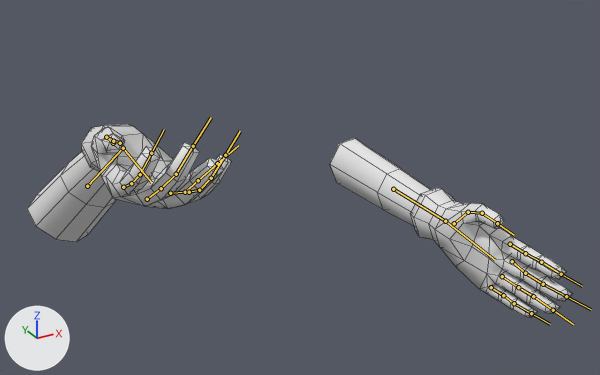
Before and after pictures for a commit that changed the FBX model JAM2021/Assets/Models/LaJamHand.fbx.
Both versions are drawn from a 50 mm lens placed at (-1.063, -1.736, 1.146), pointed at (0.02, 0.234, 0.161). Lighting does not change. The marker at lower left points along +X, +Y and +Z. Both versions are drawn at frame 1 of the action 'metarig|Idle'; the numbers are the values there. The bones that bend it are drawn over the model as lines. Mesh edges are drawn as thin lines.

Names of what the first picture shows: 'Hands'.
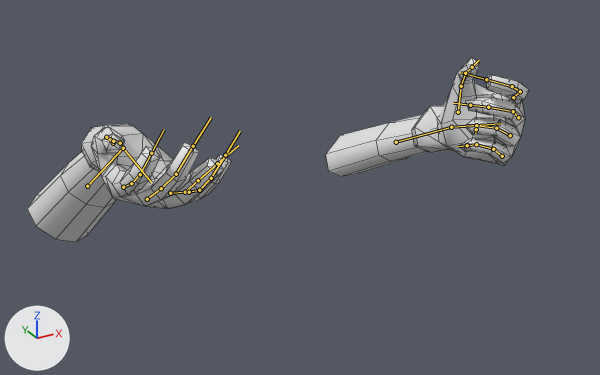
Boxes (x1, y1, x2, y2) around the edits, measured in the pictures (600 x 375 px):
'Hands', posed (8% narrower)
    before: (27, 124, 572, 317)
    after: (27, 58, 529, 242)
bone 'forearm.L', root to tip
    before: (393, 189) to (445, 221)
    after: (396, 142) to (451, 127)
bone 'hand.L', root to tip
    before: (445, 221) to (495, 260)
    after: (451, 127) to (501, 123)
bone 'f_index.01.L', root to tip
    before: (510, 244) to (525, 253)
    after: (513, 97) to (520, 91)
bone 'f_index.02.L', root to tip
    before: (525, 253) to (541, 262)
    after: (520, 91) to (512, 86)
bone 'f_index.03.L', root to tip
    before: (541, 262) to (561, 274)
    after: (512, 86) to (486, 79)
bone 'thumb.01.L', root to tip
    before: (454, 223) to (468, 212)
    after: (458, 112) to (461, 86)
bone 'thumb.02.L', root to tip
    before: (468, 212) to (482, 213)
    after: (461, 86) to (465, 73)
bone 'f_middle.01.L', root to tip
    before: (512, 261) to (525, 273)
    after: (518, 117) to (513, 111)
bone 'f_middle.02.L', root to tip
    before: (525, 273) to (543, 284)
    after: (513, 111) to (488, 107)
bone 'f_middle.03.L', root to tip
    before: (543, 284) to (566, 296)
    after: (488, 107) to (470, 105)
bone 'f_ring.01.L', root to tip
    before: (502, 276) to (518, 287)
    after: (510, 135) to (496, 128)
bone 'f_ring.02.L', root to tip
    before: (518, 287) to (533, 296)
    after: (496, 128) to (476, 125)
bone 'f_ring.03.L', root to tip
    before: (533, 296) to (553, 310)
    after: (476, 125) to (476, 129)
bone 'f_pinky.01.L', root to tip
    before: (491, 287) to (503, 295)
    after: (502, 156) to (493, 149)
bone 'f_pinky.02.L', root to tip
    before: (503, 295) to (514, 303)
    after: (493, 149) to (476, 144)
bone 'f_pinky.03.L', root to tip
    before: (514, 303) to (531, 313)
    after: (476, 144) to (467, 145)

Patch to the scene script:
```diff
--- a/JAM2021/Assets/Models/LaJamHand.fbx.py
+++ b/JAM2021/Assets/Models/LaJamHand.fbx.py
@@ bone_forearm_l @@
 bone_forearm_l = bpy.data.objects['metarig'].pose.bones['forearm.L']
-bone_forearm_l.location = (-0.1, 0.002, -0.382)
-bone_forearm_l.rotation_quaternion = (1.0, 0.0, 0.0, 0.0)  # degrees (0, 0, 0)
+bone_forearm_l.location = (-0.095, 0.001, -0.201)
+bone_forearm_l.rotation_quaternion = (0.759, 0.205, -0.606, -0.122)  # degrees (68, -60, -61)
@@ bone_hand_l @@
 bone_hand_l = bpy.data.objects['metarig'].pose.bones['hand.L']  # child of 'forearm.L'
-bone_hand_l.rotation_quaternion = (1.0, 0.0, 0.0, 0.0)  # degrees (0, 0, 0)
+bone_hand_l.rotation_quaternion = (0.845, -0.059, 0.532, 0.012)  # degrees (-11, 64, -5)
@@ bone_f_index_01_l @@
 bone_f_index_01_l = bpy.data.objects['metarig'].pose.bones['f_index.01.L']  # child of 'hand.L'
-bone_f_index_01_l.rotation_quaternion = (1.0, 0.0, 0.0, 0.0)  # degrees (0, 0, 0)
+bone_f_index_01_l.rotation_quaternion = (0.981, 0.178, 0.07, 0.027)  # degrees (21, 7, 5)
@@ bone_f_index_02_l @@
 bone_f_index_02_l = bpy.data.objects['metarig'].pose.bones['f_index.02.L']  # child of 'f_index.01.L'
-bone_f_index_02_l.rotation_quaternion = (1.0, 0.0, 0.0, 0.0)  # degrees (0, 0, 0)
+bone_f_index_02_l.rotation_quaternion = (0.928, 0.346, 0.113, 0.079)  # degrees (42, 9, 13)
@@ bone_f_index_03_l @@
 bone_f_index_03_l = bpy.data.objects['metarig'].pose.bones['f_index.03.L']  # child of 'f_index.02.L'
-bone_f_index_03_l.rotation_quaternion = (1.0, 0.0, 0.0, 0.0)  # degrees (0, 0, 0)
+bone_f_index_03_l.rotation_quaternion = (0.936, 0.285, -0.048, 0.203)  # degrees (32, -12, 21)
@@ bone_thumb_01_l @@
 bone_thumb_01_l = bpy.data.objects['metarig'].pose.bones['thumb.01.L']  # child of 'hand.L'
-bone_thumb_01_l.rotation_quaternion = (1.0, 0.0, 0.0, 0.0)  # degrees (0, 0, 0)
+bone_thumb_01_l.rotation_quaternion = (0.99, 0.073, 0.049, 0.112)  # degrees (9, 5, 13)
@@ bone_thumb_02_l @@
 bone_thumb_02_l = bpy.data.objects['metarig'].pose.bones['thumb.02.L']  # child of 'thumb.01.L'
-bone_thumb_02_l.rotation_quaternion = (1.0, 0.0, 0.0, 0.0)  # degrees (0, 0, 0)
+bone_thumb_02_l.rotation_quaternion = (0.998, -0.038, -0.021, 0.052)  # degrees (-4, -2, 6)
@@ bone_f_middle_01_l @@
 bone_f_middle_01_l = bpy.data.objects['metarig'].pose.bones['f_middle.01.L']  # child of 'hand.L'
-bone_f_middle_01_l.rotation_quaternion = (1.0, 0.0, 0.0, 0.0)  # degrees (0, 0, 0)
+bone_f_middle_01_l.rotation_quaternion = (0.933, 0.343, -0.103, 0.022)  # degrees (41, -12, -2)
@@ bone_f_middle_02_l @@
 bone_f_middle_02_l = bpy.data.objects['metarig'].pose.bones['f_middle.02.L']  # child of 'f_middle.01.L'
-bone_f_middle_02_l.rotation_quaternion = (1.0, 0.0, 0.0, 0.0)  # degrees (0, 0, 0)
+bone_f_middle_02_l.rotation_quaternion = (0.812, 0.578, -0.045, -0.07)  # degrees (71, 0, -10)
@@ bone_f_middle_03_l @@
 bone_f_middle_03_l = bpy.data.objects['metarig'].pose.bones['f_middle.03.L']  # child of 'f_middle.02.L'
-bone_f_middle_03_l.rotation_quaternion = (1.0, 0.0, 0.0, 0.0)  # degrees (0, 0, 0)
+bone_f_middle_03_l.rotation_quaternion = (0.799, 0.58, 0.133, 0.084)  # degrees (73, 7, 17)
@@ bone_f_ring_01_l @@
 bone_f_ring_01_l = bpy.data.objects['metarig'].pose.bones['f_ring.01.L']  # child of 'hand.L'
-bone_f_ring_01_l.rotation_quaternion = (1.0, 0.0, 0.0, 0.0)  # degrees (0, 0, 0)
+bone_f_ring_01_l.rotation_quaternion = (0.774, 0.619, -0.079, 0.11)  # degrees (77, -15, 4)
@@ bone_f_ring_02_l @@
 bone_f_ring_02_l = bpy.data.objects['metarig'].pose.bones['f_ring.02.L']  # child of 'f_ring.01.L'
-bone_f_ring_02_l.rotation_quaternion = (1.0, 0.0, 0.0, 0.0)  # degrees (0, 0, 0)
+bone_f_ring_02_l.rotation_quaternion = (0.819, 0.57, -0.047, 0.049)  # degrees (70, -8, 2)
@@ bone_f_ring_03_l @@
 bone_f_ring_03_l = bpy.data.objects['metarig'].pose.bones['f_ring.03.L']  # child of 'f_ring.02.L'
-bone_f_ring_03_l.rotation_quaternion = (1.0, 0.0, 0.0, 0.0)  # degrees (0, 0, 0)
+bone_f_ring_03_l.rotation_quaternion = (0.829, 0.553, -0.081, -0.012)  # degrees (68, -7, -6)
@@ bone_f_pinky_01_l @@
 bone_f_pinky_01_l = bpy.data.objects['metarig'].pose.bones['f_pinky.01.L']  # child of 'hand.L'
-bone_f_pinky_01_l.rotation_quaternion = (1.0, 0.0, 0.0, 0.0)  # degrees (0, 0, 0)
+bone_f_pinky_01_l.rotation_quaternion = (0.812, 0.562, -0.153, 0.036)  # degrees (70, -17, -7)
@@ bone_f_pinky_02_l @@
 bone_f_pinky_02_l = bpy.data.objects['metarig'].pose.bones['f_pinky.02.L']  # child of 'f_pinky.01.L'
-bone_f_pinky_02_l.rotation_quaternion = (1.0, 0.0, 0.0, 0.0)  # degrees (0, 0, 0)
+bone_f_pinky_02_l.rotation_quaternion = (0.842, 0.539, -0.036, 0.013)  # degrees (65, -4, -1)
@@ bone_f_pinky_03_l @@
 bone_f_pinky_03_l = bpy.data.objects['metarig'].pose.bones['f_pinky.03.L']  # child of 'f_pinky.02.L'
-bone_f_pinky_03_l.rotation_quaternion = (1.0, 0.0, 0.0, 0.0)  # degrees (0, 0, 0)
+bone_f_pinky_03_l.rotation_quaternion = (0.851, 0.496, -0.154, -0.069)  # degrees (62, -11, -16)
```
